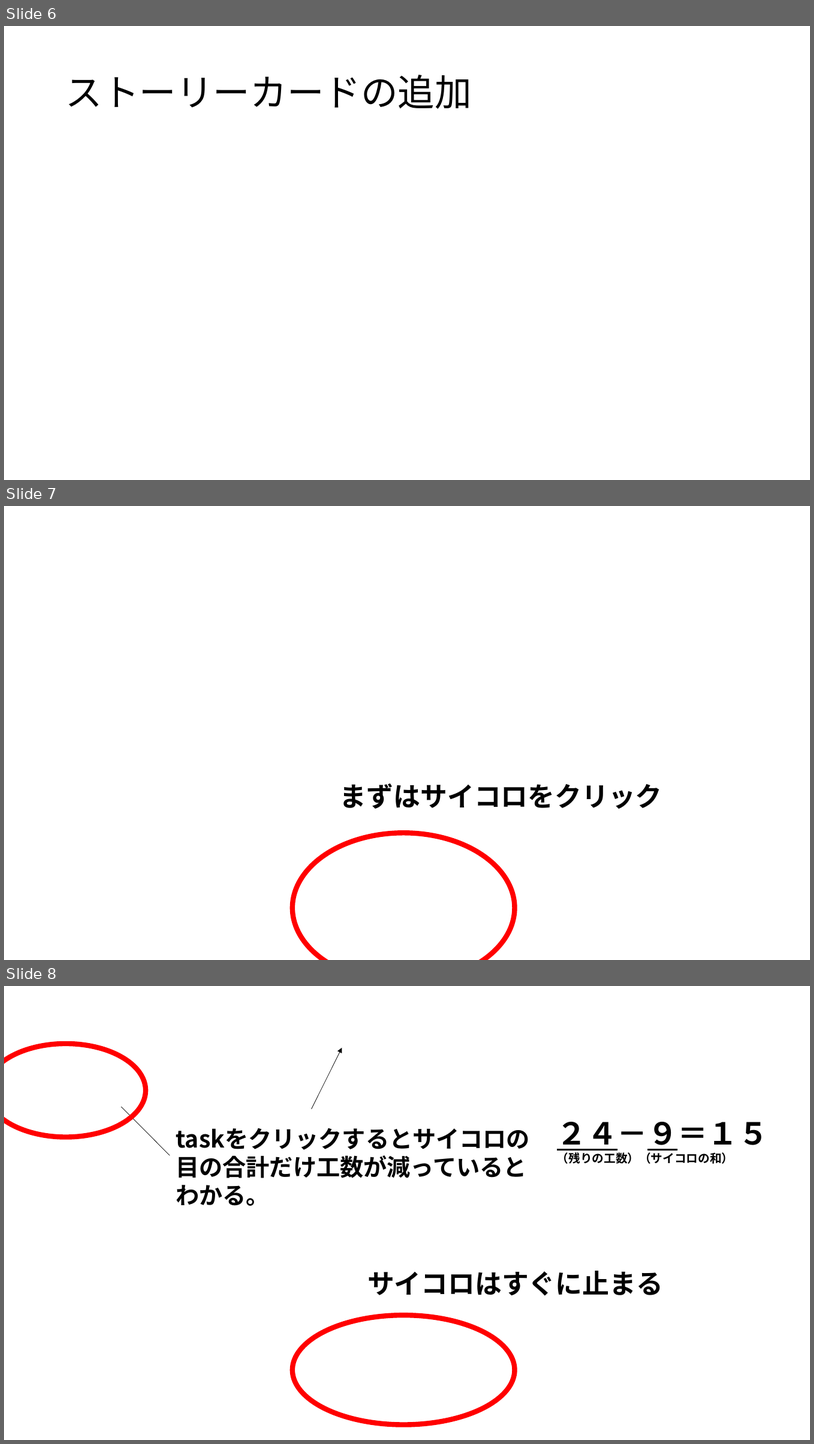
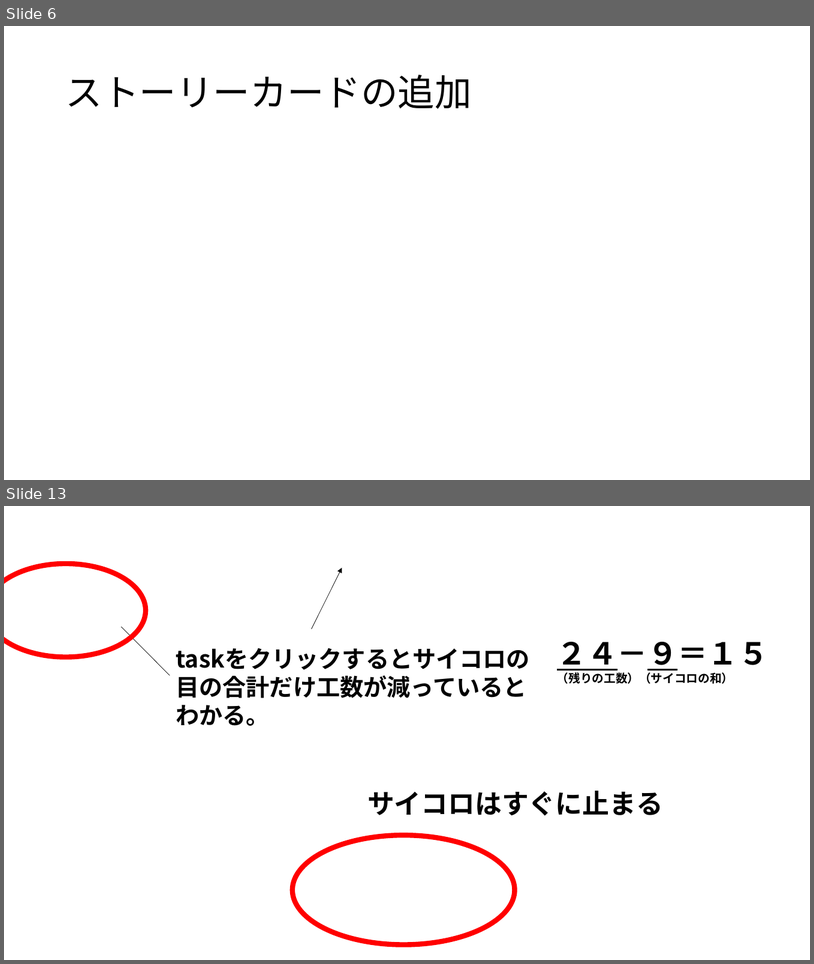
Before and after one commit to igakilab/sotuken_maeda, a slide deck: カンバンゲームのルール.pptx. Shown one above the other, each under a label of ours: slides 6, 7 and 8 before the commit, slides 6 and 13 after it; the slides between them are not shown. The pictures are 814x1444 and 814x964 pixels, drawn with LibreOffice and Linux fonts; fonts in the diff are those of the drawing; background and template pictures are left out. Boxes give left, top, right and bottom in pixels: in the first picture for what was removed or moved away, otherwise in the second. Text is boxed around its words. In the diff, an @@ line names an element or a change of style, - is before the commit and + after.

```diff
--- a/カンバンゲームのルール.pptx
+++ b/カンバンゲームのルール.pptx
@@ slide 7 removed at (4,506,810,960), background picture (left out) @@
@@ text removed at (340,783,663,808) @@
-まずはサイコロをクリック
@@ ellipse removed at (293,832,515,960) @@
@@ what was slide 8 is now slide 13 @@
```
Also in this commit, not shown: 1 slide changed, 5 slides added.
